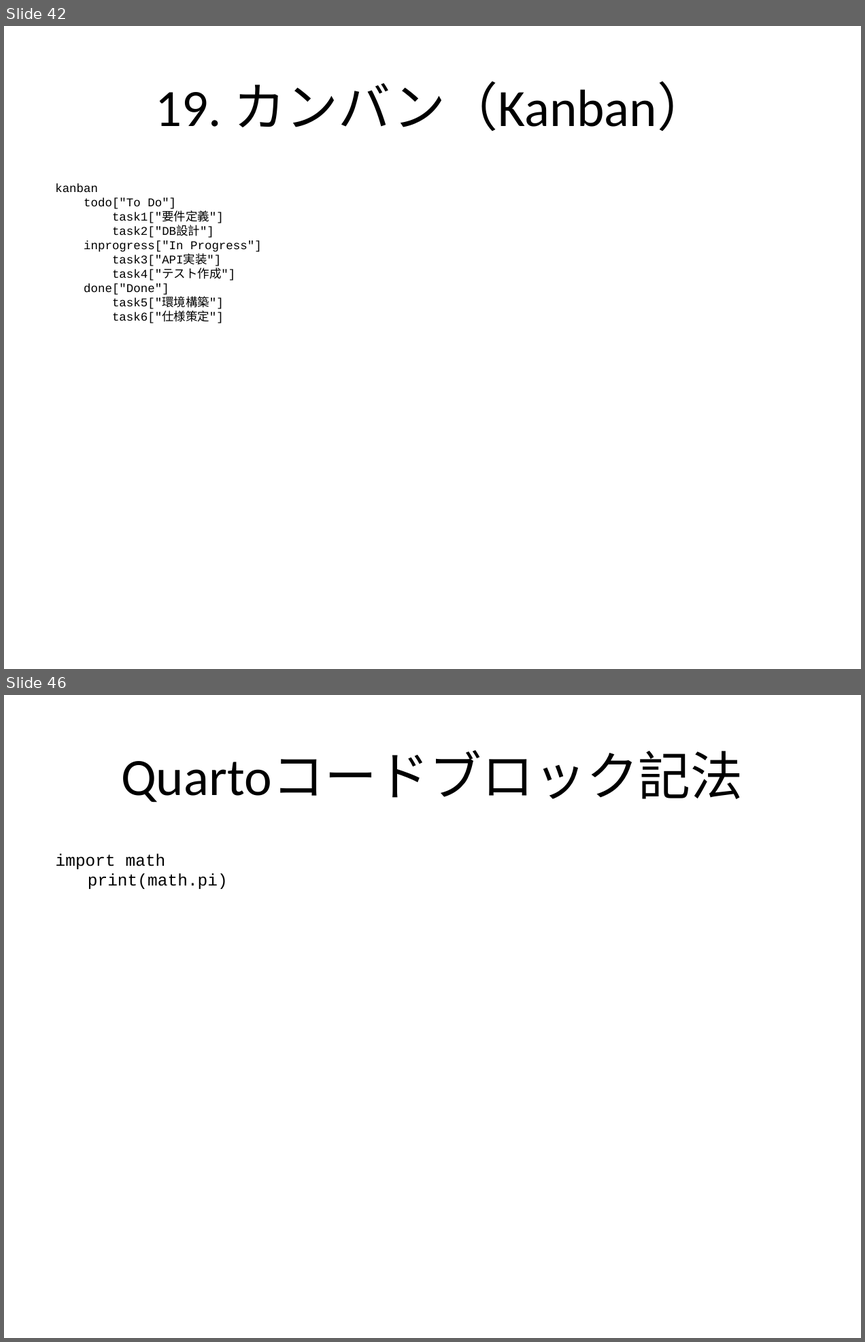
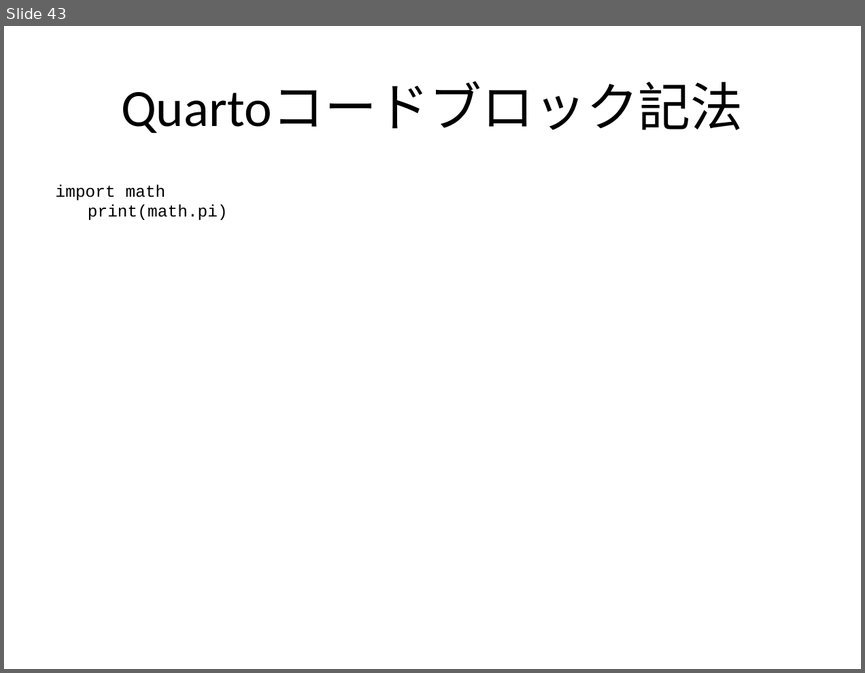
Before and after one commit to notfolder/qmd_to_pptx, a slide deck: demo_full.pptx. Shown one above the other, each under a label of ours: slides 42 and 46 before the commit, slide 43 after it; the slides between them are not shown. The pictures are 865x1342 and 865x673 pixels, drawn with LibreOffice and Linux fonts; fonts in the diff are those of the drawing. Boxes give left, top, right and bottom in pixels: in the first picture for what was removed or moved away, otherwise in the second. Text is boxed around its words. In the diff, an @@ line names an element or a change of style, - is before the commit and + after.

```diff
--- a/demo_full.pptx
+++ b/demo_full.pptx
@@ slide 42 removed at <box>4,26,861,669</box>, background #FFFFFF @@
@@ title removed at <box>155,81,709,131</box> @@
-19. カンバン（Kanban）
@@ text removed at <box>55,184,262,323</box> @@
-kanban
-todo["To Do"]
-task1["要件定義"]
-task2["DB設計"]
-inprogress["In Progress"]
-task3["API実装"]
-task4["テスト作成"]
-done["Done"]
-task5["環境構築"]
-task6["仕様策定"]
@@ what was slide 46 is now slide 43 @@
```
Also in this commit, not shown: 2 slides changed, 6 slides added, 8 other slides removed, 7 other files.
